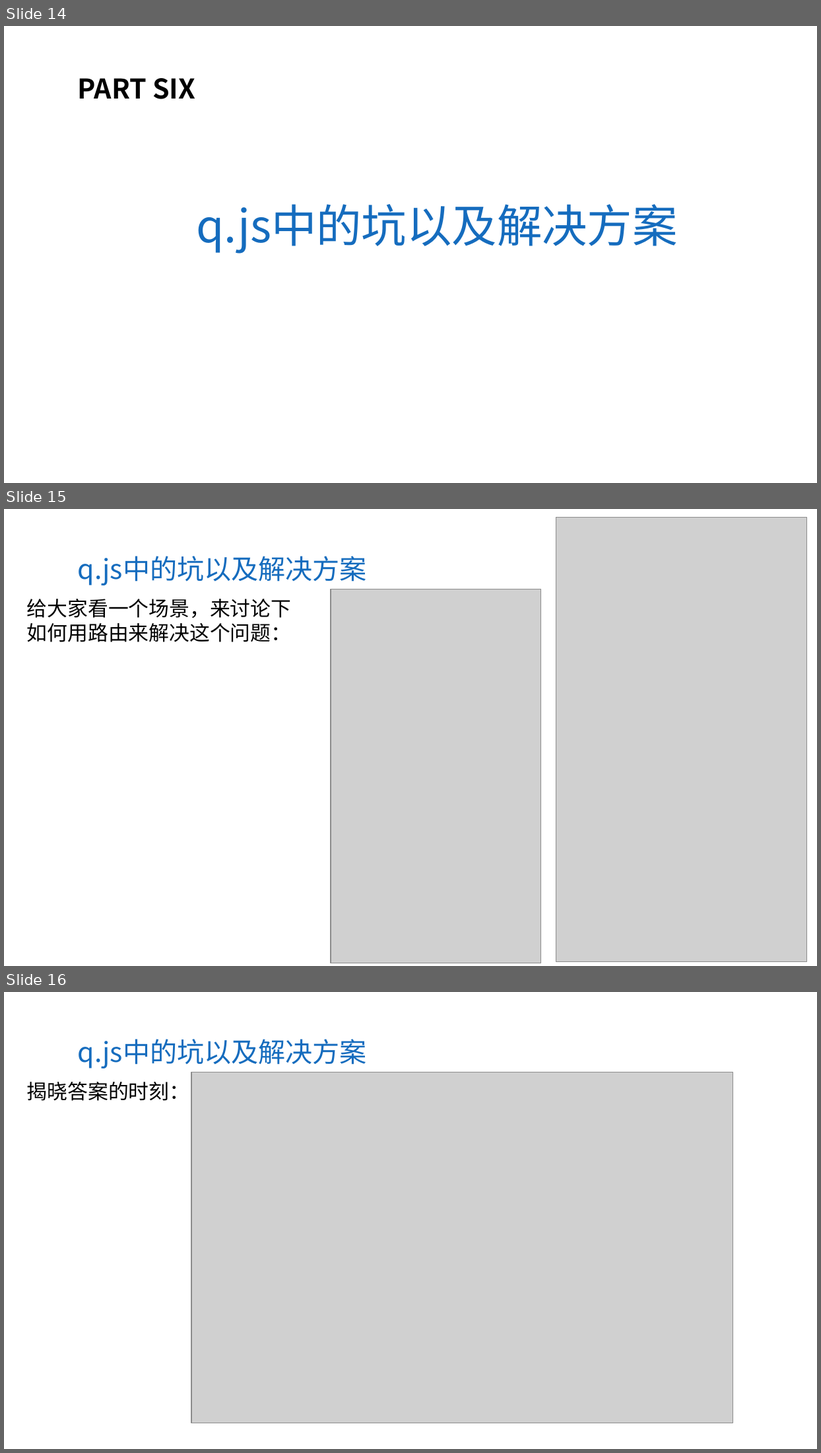
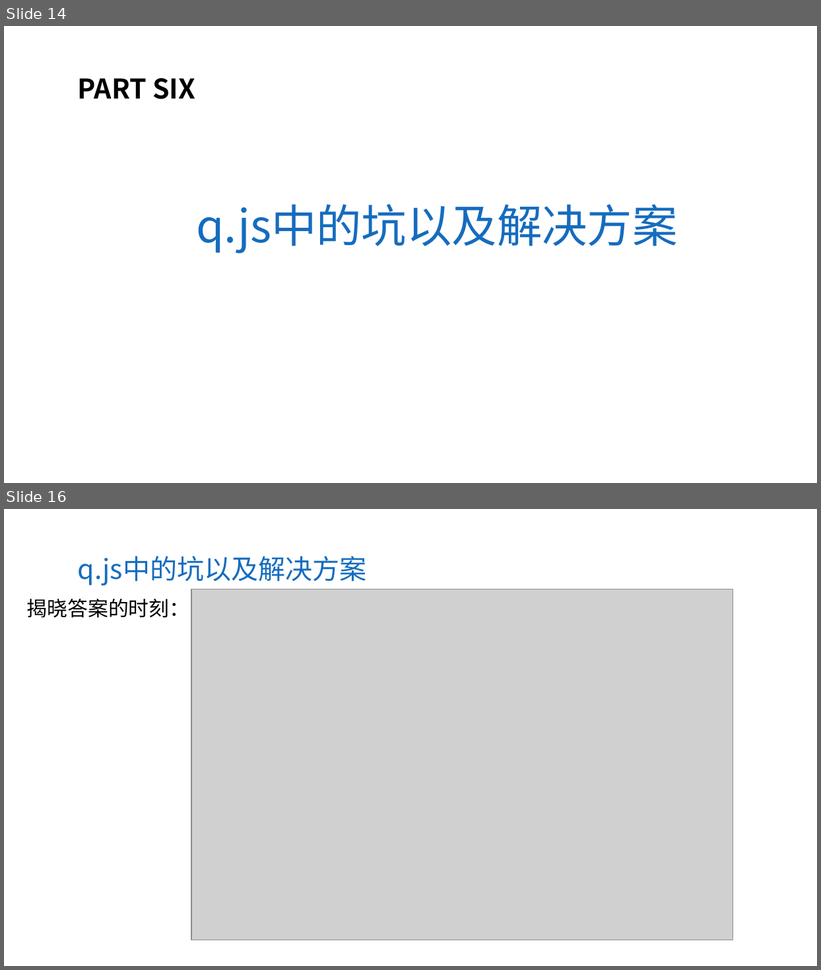
Before and after one commit to aYangLi/webpack-share, a slide deck: 20170609-李晨阳-前端路由机制的实现.pptx. Shown one above the other, each under a label of ours: slides 14, 15 and 16 before the commit, slides 14 and 16 after it; the slides between them are not shown. The pictures are 821x1453 and 821x970 pixels, drawn with LibreOffice and Linux fonts; fonts in the diff are those of the drawing; grey boxes stand for pictures; background and template pictures are left out. Boxes give left, top, right and bottom in pixels: in the first picture for what was removed or moved away, otherwise in the second. Text is boxed around its words. In the diff, an @@ line names an element or a change of style, - is before the commit and + after.

```diff
--- a/20170609-李晨阳-前端路由机制的实现.pptx
+++ b/20170609-李晨阳-前端路由机制的实现.pptx
@@ slide 15 removed at bbox=[4, 509, 817, 966], background picture (left out) @@
@@ picture removed at bbox=[556, 517, 807, 962] @@
@@ text removed at bbox=[78, 556, 367, 586] @@
-q.js中的坑以及解决方案
@@ text removed at bbox=[27, 599, 291, 642] @@
-给大家看一个场景，来讨论下
-如何用路由来解决这个问题：
@@ picture removed at bbox=[331, 590, 541, 964] @@
```
Also in this commit, not shown: 2 slides changed, 1 slide added, 24 other files.
